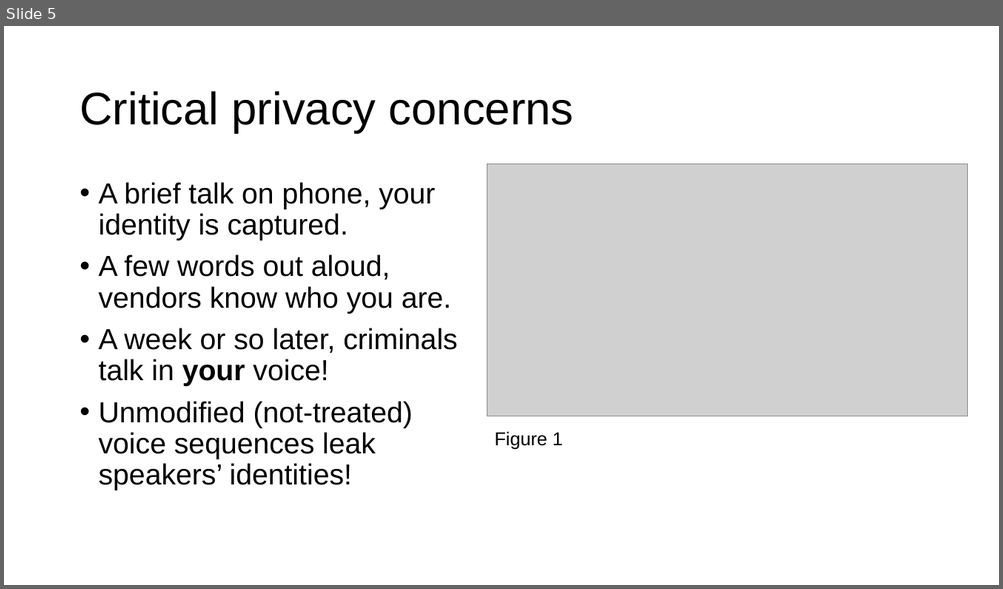
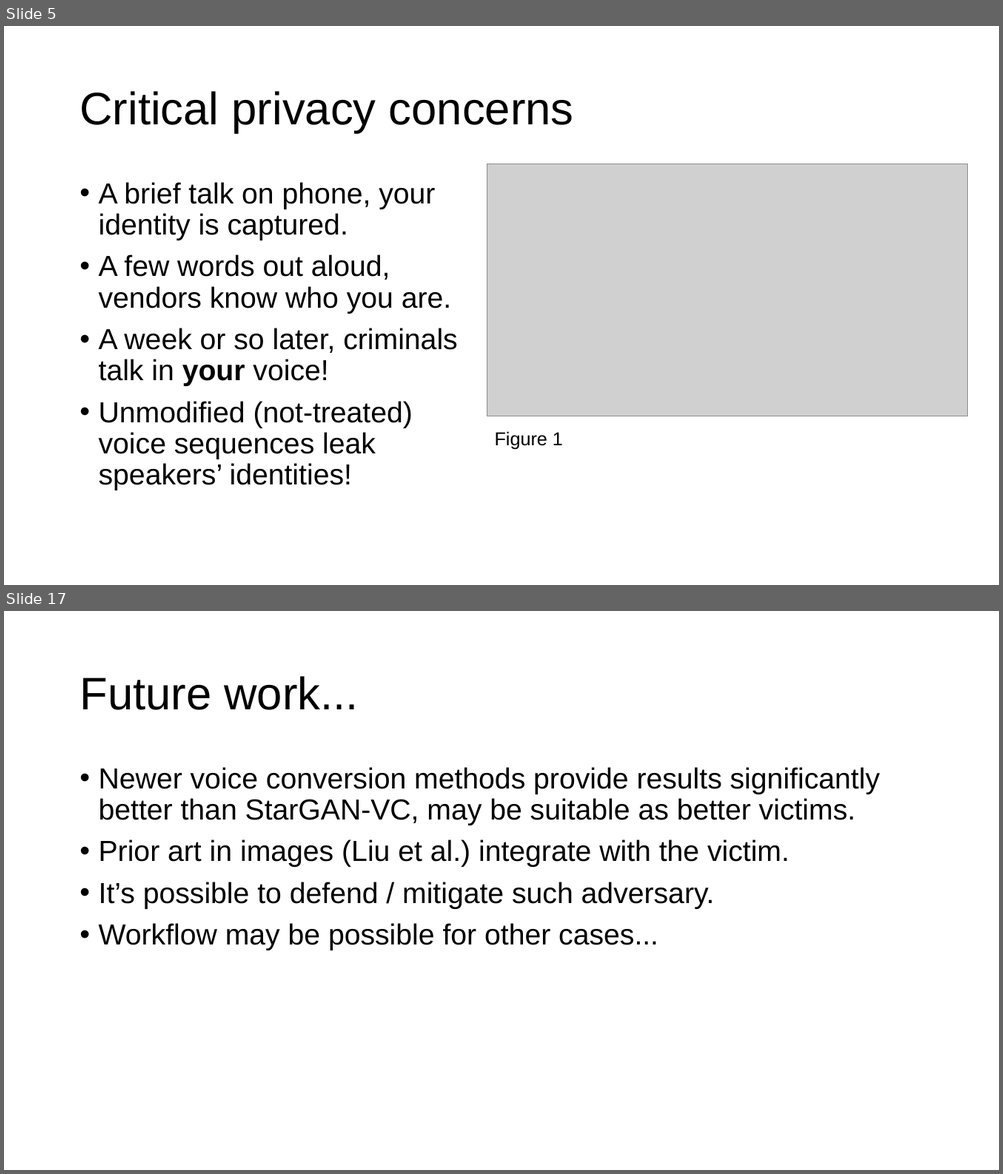
Before and after one commit to aurantiaco-sucus/sgvc_adv_conf, a slide deck: pres.pptx. Shown one above the other, each under a label of ours: slide 5 before the commit, slides 5 and 17 after it; the slides between them are not shown. The pictures are 1003x589 and 1003x1174 pixels, drawn with LibreOffice and Linux fonts; fonts in the diff are those of the drawing; grey boxes stand for pictures. Boxes give left, top, right and bottom in pixels: in the first picture for what was removed or moved away, otherwise in the second. Text is boxed around its words. In the diff, an @@ line names an element or a change of style, - is before the commit and + after.

```diff
--- a/pres.pptx
+++ b/pres.pptx
@@ slide 17 added at [4, 611, 999, 1170], background #FFFFFF @@
@@ title added at [79, 676, 358, 710], 44 pt, text #000000 @@
+Future work...
@@ text added at [99, 767, 879, 951], 28 pt, text #000000 @@
+• Newer voice conversion methods provide results significantly better than StarGAN-VC, may be suitable as better victims.
+• Prior art in images (Liu et al.) integrate with the victim.
+• It’s possible to defend / mitigate such adversary.
+• Workflow may be possible for other cases...
```
Also in this commit, not shown: 4 slides changed, 14 other slides added.
